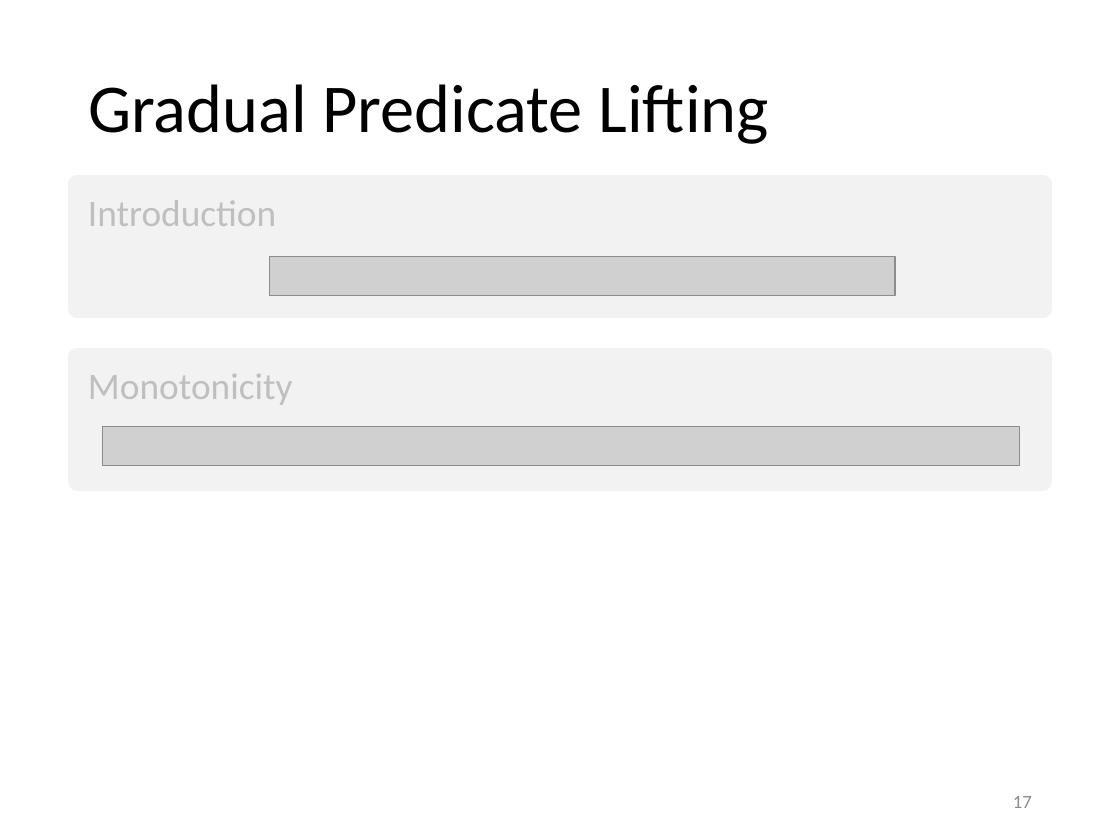
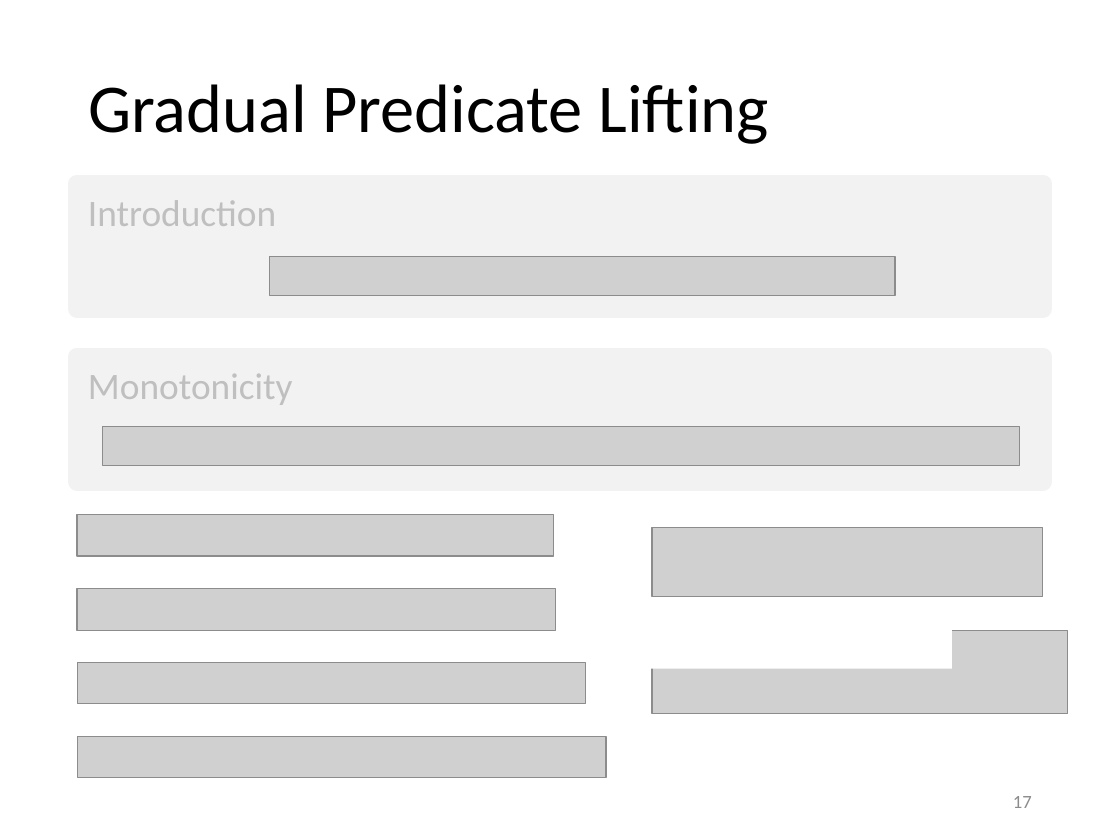
Before and after one commit to olydis/GradVerThesis, a slide deck: slide 17 of presentation/PLunch.pptm. Drawn at 1120x840 pixels with LibreOffice and Linux fonts; fonts in the diff are those of the drawing; grey boxes stand for pictures; background and template pictures are left out. Boxes give left, top, right and bottom in pixels: in the first picture for what was removed or moved away, otherwise in the second. Text is boxed around its words. In the diff, an @@ line names an element or a change of style, - is before the commit and + after.

```diff
--- a/presentation/PLunch.pptm
+++ b/presentation/PLunch.pptm
@@ picture added at <box>77,514,554,556</box> @@
@@ picture added at <box>652,528,1042,597</box> @@
@@ picture added at <box>77,588,556,629</box> @@
@@ rectangle added at <box>647,622,952,669</box>, fill #FFFFFF @@
@@ picture added at <box>652,631,1067,715</box> @@
@@ picture added at <box>77,663,585,704</box> @@
@@ picture added at <box>77,736,606,777</box> @@
```
Also in this commit, not shown: 2 other slides changed, 1 slide added, 1 slide removed.
